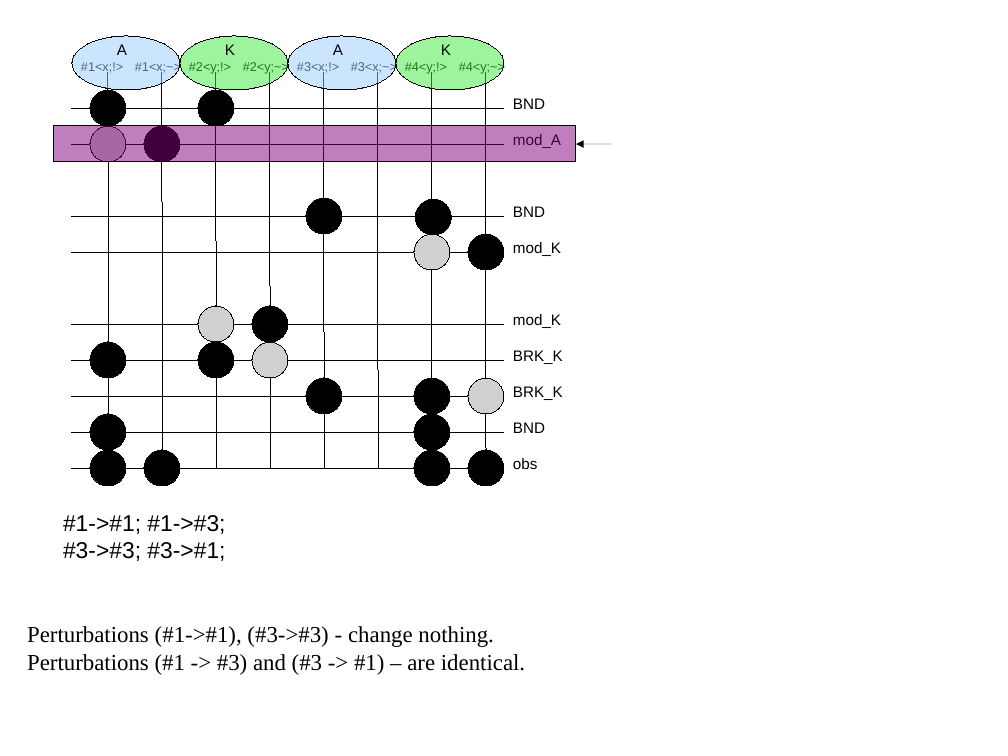
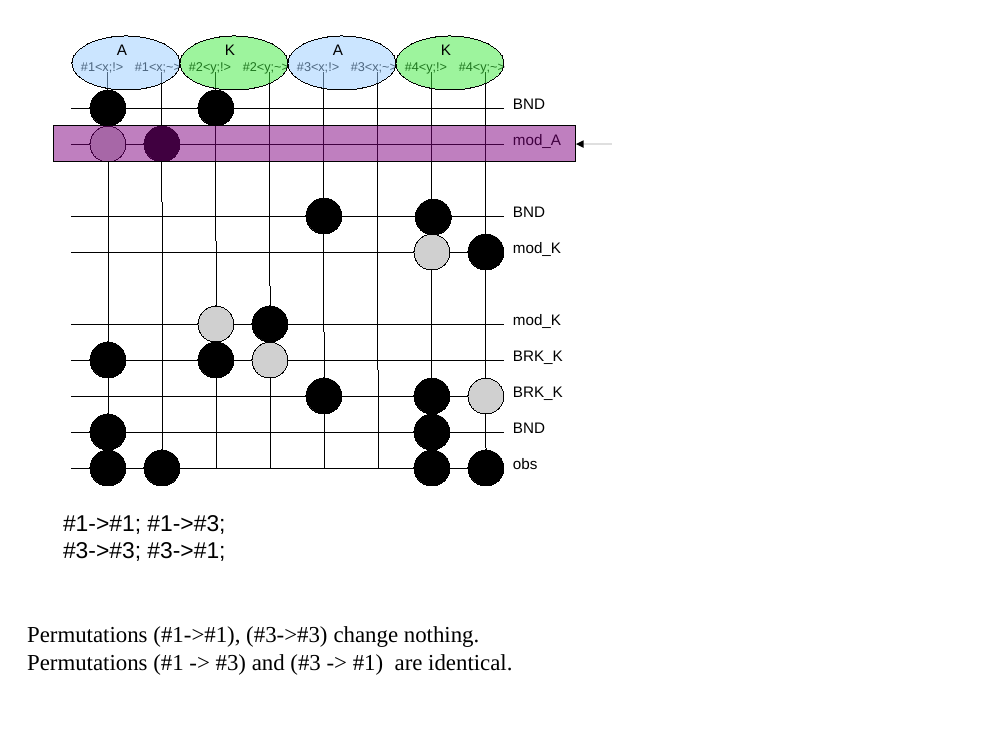
Before and after one commit to kappamodeler/jkappa, a slide deck: slide 15 of documents/StrongCompression/strong.odp. Drawn at 1008x756 pixels with LibreOffice and Linux fonts; fonts in the diff are those of the drawing; grey boxes stand for pictures. Boxes give left, top, right and bottom in pixels: in the first picture for what was removed or moved away, otherwise in the second. Text is boxed around its words. In the diff, an @@ line names an element or a change of style, - is before the commit and + after.

```diff
--- a/documents/StrongCompression/strong.odp
+++ b/documents/StrongCompression/strong.odp
@@ text at box(27, 626, 512, 675): text changed @@
-Perturbations (#1->#1), (#3->#3) - change nothing.
-Perturbations (#1 -> #3) and (#3 -> #1) – are identical.
+Permutations (#1->#1), (#3->#3) change nothing.
+Permutations (#1 -> #3) and (#3 -> #1) are identical.
```
Also in this commit, not shown: 14 other slides changed, 4 other files.
